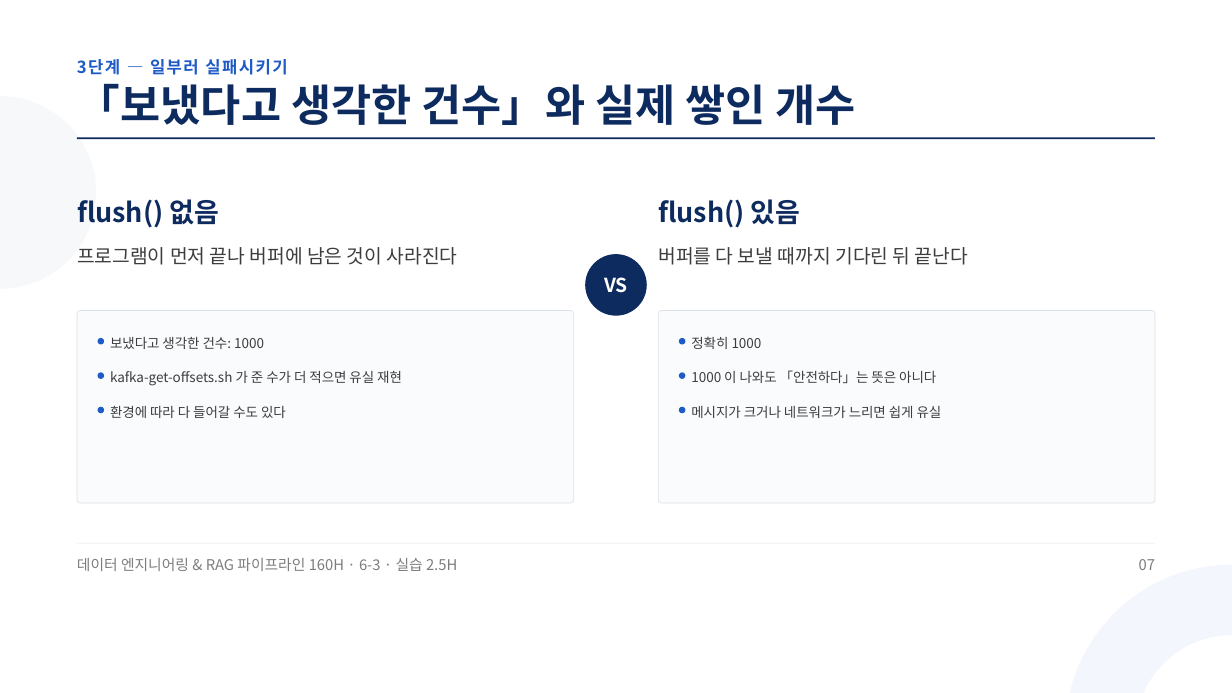
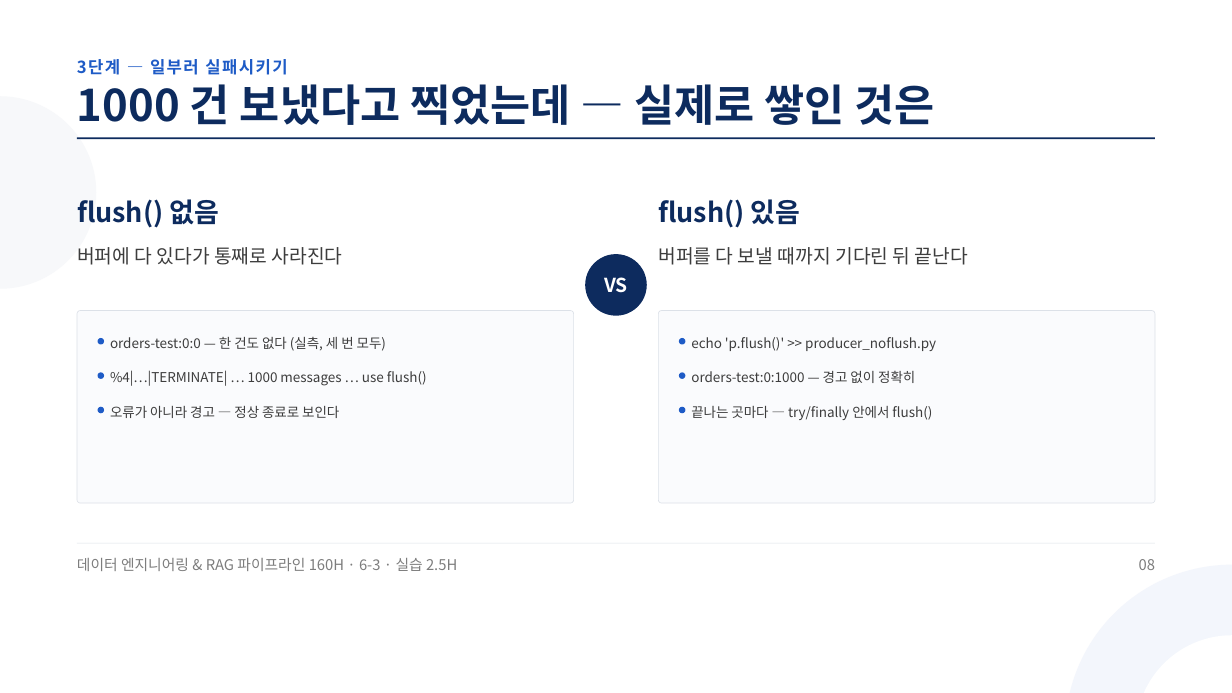
Before and after one commit to aebonlee/materials, a slide deck: slide 8 of data-eng/decks/w6d3s2.pptx (slide 7 before the commit). Drawn at 1232x693 pixels with LibreOffice and Linux fonts; fonts in the diff are those of the drawing. Boxes give left, top, right and bottom in pixels: in the first picture for what was removed or moved away, otherwise in the second. Text is boxed around its words. In the diff, an @@ line names an element or a change of style, - is before the commit and + after.

```diff
--- a/data-eng/decks/w6d3s2.pptx
+++ b/data-eng/decks/w6d3s2.pptx
@@ text at <box>77,84,935,125</box>: text changed @@
-「보냈다고 생각한 건수」와 실제 쌓인 개수
+1000 건 보냈다고 찍었는데 — 실제로 쌓인 것은
@@ text at <box>77,247,343,265</box>: text changed @@
-프로그램이 먼저 끝나 버퍼에 남은 것이 사라진다
+버퍼에 다 있다가 통째로 사라진다
@@ text at <box>110,337,386,351</box>: text changed @@
-보냈다고 생각한 건수: 1000
+orders-test:0:0 — 한 건도 없다 (실측, 세 번 모두)
@@ text at <box>691,337,936,351</box>: text changed @@
-정확히 1000
+echo 'p.flush()' >> producer_noflush.py
@@ text at <box>110,370,427,386</box>: text changed @@
-kafka-get-offsets.sh 가 준 수가 더 적으면 유실 재현
+%4|…|TERMINATE| … 1000 messages … use flush()
@@ text at <box>691,371,915,383</box>: text changed @@
-1000 이 나와도 「안전하다」는 뜻은 아니다
+orders-test:0:1000 — 경고 없이 정확히
@@ text at <box>110,406,339,418</box>: text changed @@
-환경에 따라 다 들어갈 수도 있다
+오류가 아니라 경고 — 정상 종료로 보인다
@@ text at <box>691,406,932,420</box>: text changed @@
-메시지가 크거나 네트워크가 느리면 쉽게 유실
+끝나는 곳마다 — try/finally 안에서 flush()
@@ text at <box>1139,559,1155,570</box>: text changed @@
-07
+08
```
Also in this commit, not shown: 7 other slides changed, 2 slides added, 33 other files.
